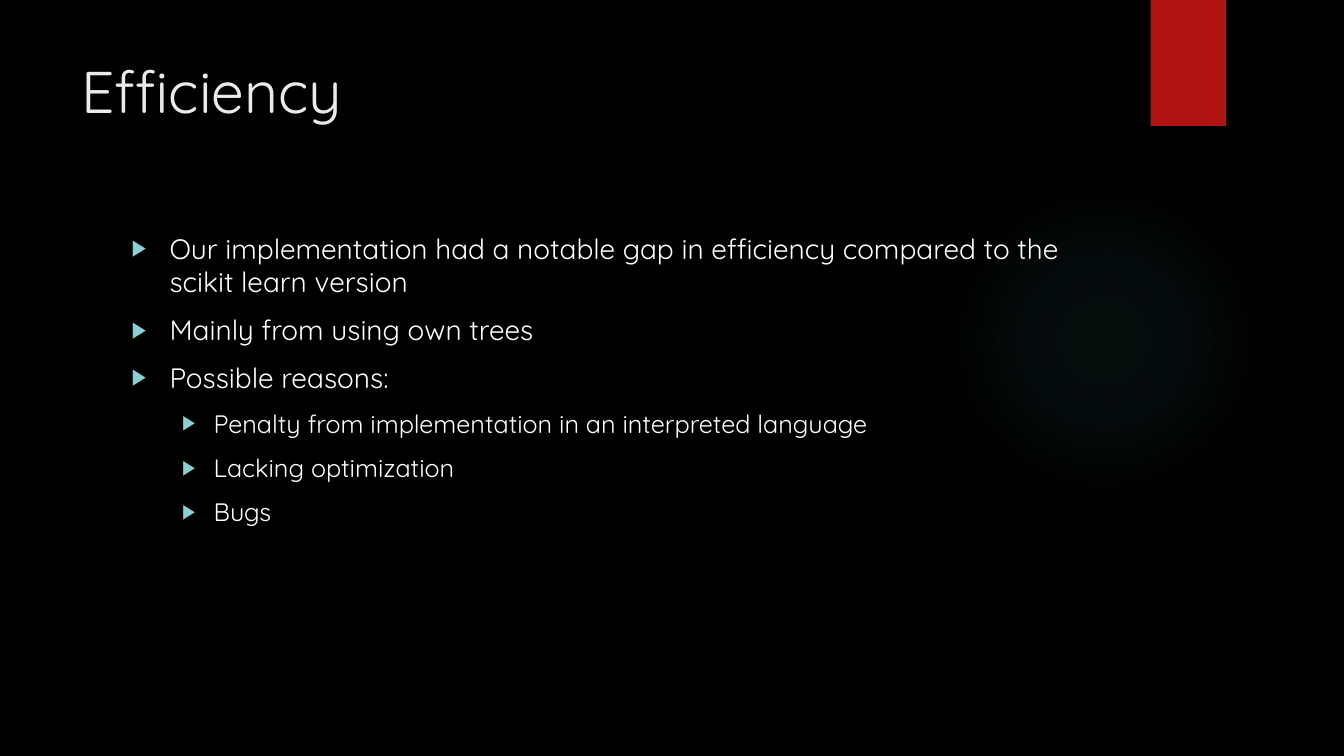
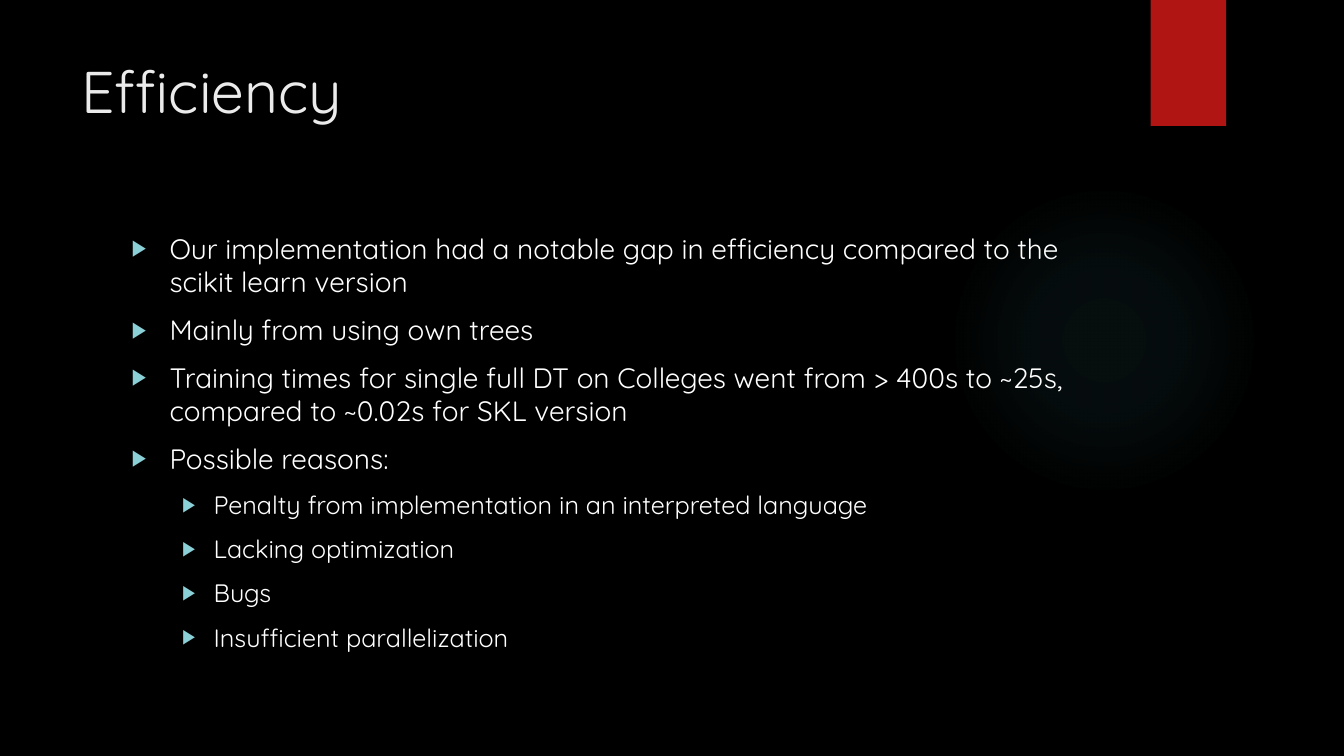
Before and after one commit to amanfc7/Machine-Learaning, a slide deck: slide 16 of ex2/Exercise_2_ppt.pptx. Drawn at 1344x756 pixels with LibreOffice and Linux fonts; fonts in the diff are those of the drawing; background and template pictures are left out. Boxes give left, top, right and bottom in pixels: in the first picture for what was removed or moved away, otherwise in the second. Text is boxed around its words. In the diff, an @@ line names an element or a change of style, - is before the commit and + after.

```diff
--- a/ex2/Exercise_2_ppt.pptx
+++ b/ex2/Exercise_2_ppt.pptx
@@ text at box(170, 367, 1063, 427): paragraph added @@
+▶ Training times for single full DT on Colleges went from > 400s to ~25s, compared to ~0.02s for SKL version
@@ text at box(214, 628, 508, 652): paragraph added @@
+  ▶ Insufficient parallelization
```
Also in this commit, not shown: 4 other slides changed, 1 slide added, 6 slides removed.
